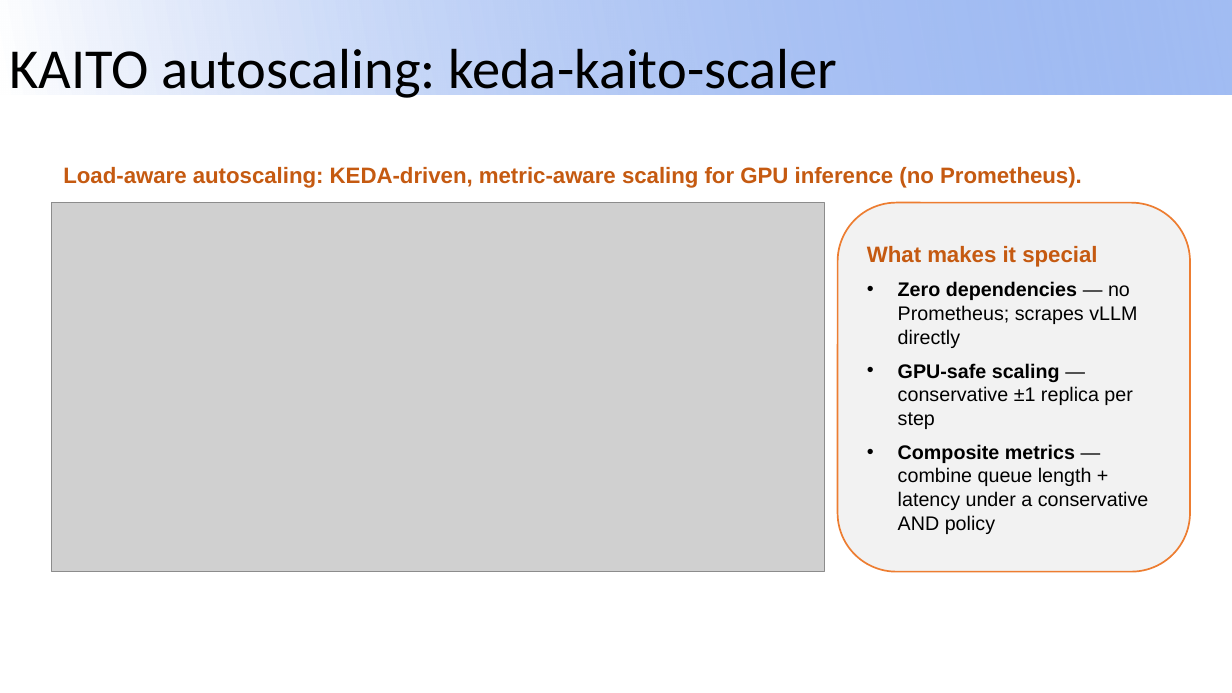
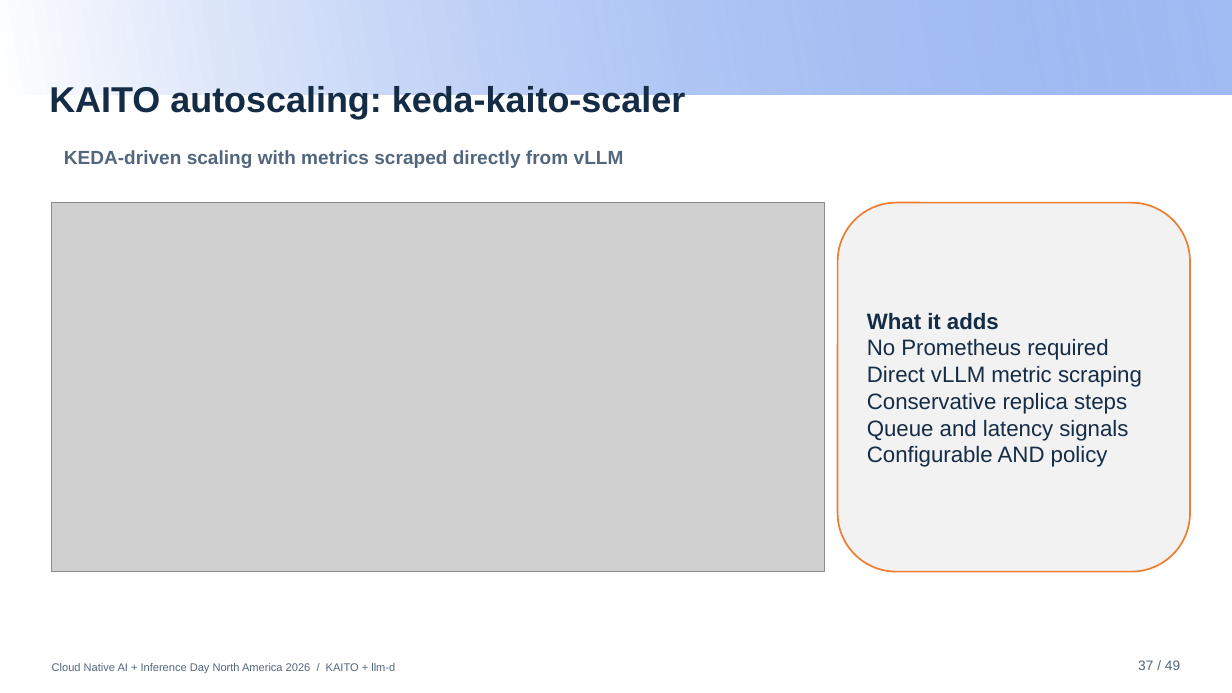
Before and after one commit to andyzhangx/demo, a slide deck: slide 37 of llm/pd-disaggregation/kubecon-na-2026-pd-disaggregation-kaito-llmd.pptx. Drawn at 1232x693 pixels with LibreOffice and Linux fonts; fonts in the diff are those of the drawing; grey boxes stand for pictures; background and template pictures are left out. Boxes give left, top, right and bottom in pixels: in the first picture for what was removed or moved away, otherwise in the second. Text is boxed around its words. In the diff, an @@ line names an element or a change of style, - is before the commit and + after.

```diff
--- a/llm/pd-disaggregation/kubecon-na-2026-pd-disaggregation-kaito-llmd.pptx
+++ b/llm/pd-disaggregation/kubecon-na-2026-pd-disaggregation-kaito-llmd.pptx
@@ title "KAITO autoscaling: keda-kaito-scaler": place and size @@
-title "KAITO autoscaling: keda-kaito-scaler" at (9,48,837,102)
+title "KAITO autoscaling: keda-kaito-scaler" at (49,86,685,119)
@@ title "KAITO autoscaling: keda-kaito-scaler" at (49,86,685,119): size 33 to 21 pt, font Calibri to Arial, text colour #000000 to #142C46, bold on @@
@@ text at (64,150,624,168): text changed; size 12.9 to 11.1 pt; text colour #C55A11 to #52677D @@
-Load-aware autoscaling: KEDA-driven, metric-aware scaling for GPU inference (no Prometheus).
+KEDA-driven scaling with metrics scraped directly from vLLM
@@ text in rounded rectangle at (867,313,1142,467): text changed; size 11.5 to 13 pt; text colour #000000 to #142C46 @@
-What makes it special
-• Zero dependencies — no Prometheus; scrapes vLLM directly
-• GPU-safe scaling — conservative ±1 replica per step
-• Composite metrics — combine queue length + latency under a conservative AND policy
+What it adds
+No Prometheus required
+Direct vLLM metric scraping
+Conservative replica steps
+Queue and latency signals
+Configurable AND policy
@@ text added at (52,663,395,673), 6.5 pt, text #52677D @@
+Cloud Native AI + Inference Day North America 2026 / KAITO + llm-d
@@ text added at (1138,660,1180,670), 8 pt, text #52677D @@
+37 / 49
```
Also in this commit, not shown: 40 other slides changed, 7 slides added, 7 slides removed.
